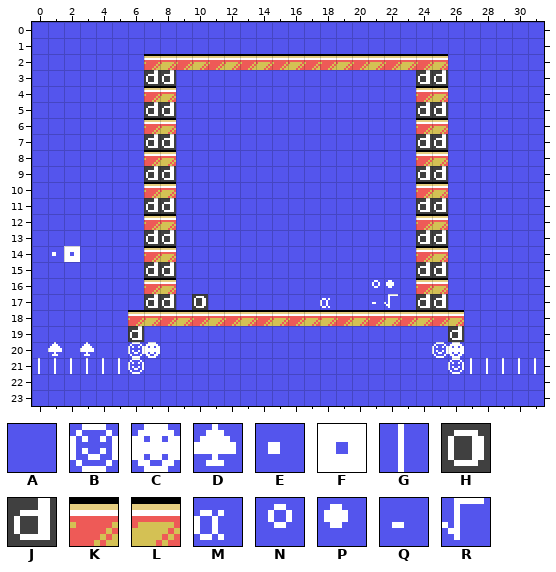
Tiled map: games/stevedore/maps/stage_10.tmx. Above is the file before it was changed.
Cells are 8x8 px. Shown: x 0..31, y 0..23.
Key: from "charset": A 0, B 1, C 2, D 6, E 7, F 8, G 22, H 48, J 100, K 132, L 133, M 224, N 248, P 249, Q 250, R 251.
_ is an empty cell.
Layer "Capa de Patrones 1" before, first column x 0:
 0 AAAAAAAAAAAAAAAAAAAAAAAAAAAAAAAA
 1 AAAAAAAAAAAAAAAAAAAAAAAAAAAAAAAA
 2 AAAAAAAKLKLKLKLKLKKLKLKLKLAAAAAA
 3 AAAAAAAJJAAAAAAAAAAAAAAAJJAAAAAA
 4 AAAAAAAKLAAAAAAAAAAAAAAAKLAAAAAA
 5 AAAAAAAJJAAAAAAAAAAAAAAAJJAAAAAA
 6 AAAAAAAKLAAAAAAAAAAAAAAAKLAAAAAA
 7 AAAAAAAJJAAAAAAAAAAAAAAAJJAAAAAA
 8 AAAAAAAKLAAAAAAAAAAAAAAAKLAAAAAA
 9 AAAAAAAJJAAAAAAAAAAAAAAAJJAAAAAA
10 AAAAAAAKLAAAAAAAAAAAAAAAKLAAAAAA
11 AAAAAAAJJAAAAAAAAAAAAAAAJJAAAAAA
12 AAAAAAAKLAAAAAAAAAAAAAAAKLAAAAAA
13 AAAAAAAJJAAAAAAAAAAAAAAAJJAAAAAA
14 AEFAAAAKLAAAAAAAAAAAAAAAKLAAAAAA
15 AAAAAAAJJAAAAAAAAAAAAAAAJJAAAAAA
16 AAAAAAAKLAAAAAAAAAAAANPAKLAAAAAA
17 AAAAAAAJJAHAAAAAAAMAAQRAJJAAAAAA
18 AAAAAAKLKLKLKLKLKLLKLKLKLKLAAAAA
19 AAAAAAJAAAAAAAAAAAAAAAAAAAJAAAAA
20 ADADAABCAAAAAAAAAAAAAAAAABCAAAAA
21 GGGGGGBAAAAAAAAAAAAAAAAAAABGGGGG
22 AAAAAAAAAAAAAAAAAAAAAAAAAAAAAAAA
23 AAAAAAAAAAAAAAAAAAAAAAAAAAAAAAAA
New version:
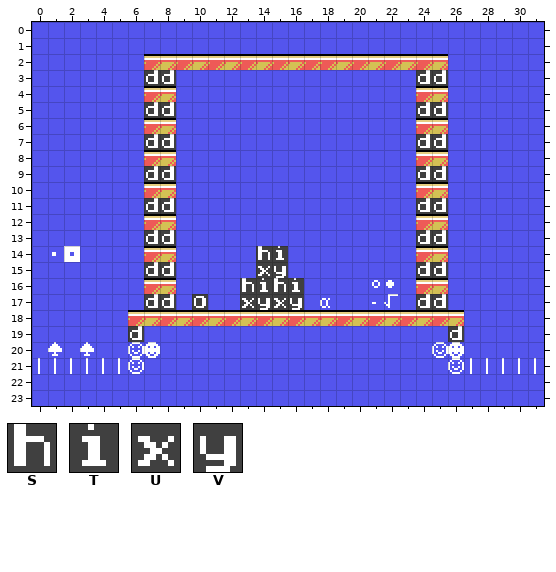
Further tiles: from "charset": S 104, T 105, U 120, V 121.
From old to new:
{"where": "layer \"Capa de Patrones 1\""}
{"y":14,"x":14,"old":"AA","new":"ST"}
{"y":15,"x":14,"old":"AA","new":"UV"}
{"y":16,"x":13,"old":"AAAA","new":"STST"}
{"y":17,"x":13,"old":"AAAA","new":"UVUV"}
{"label":"changed","picture_box":[240,246,304,310]}
